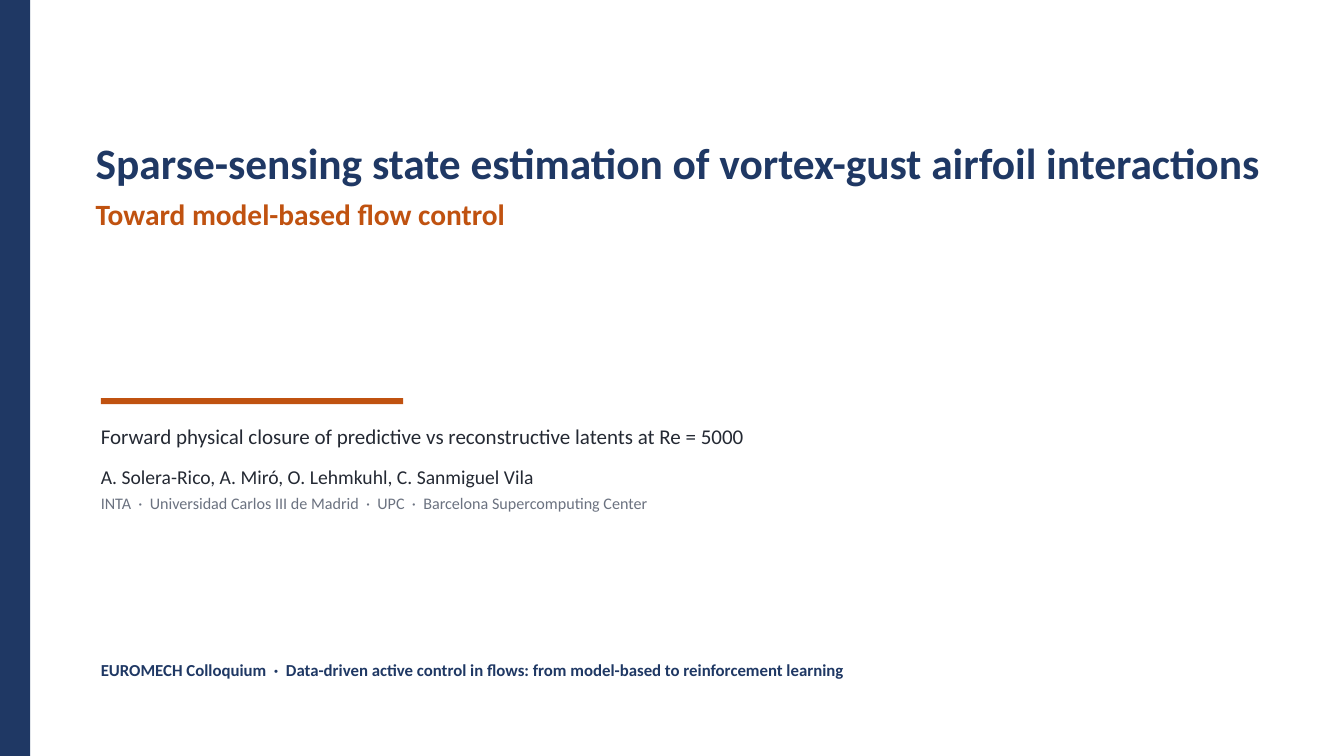
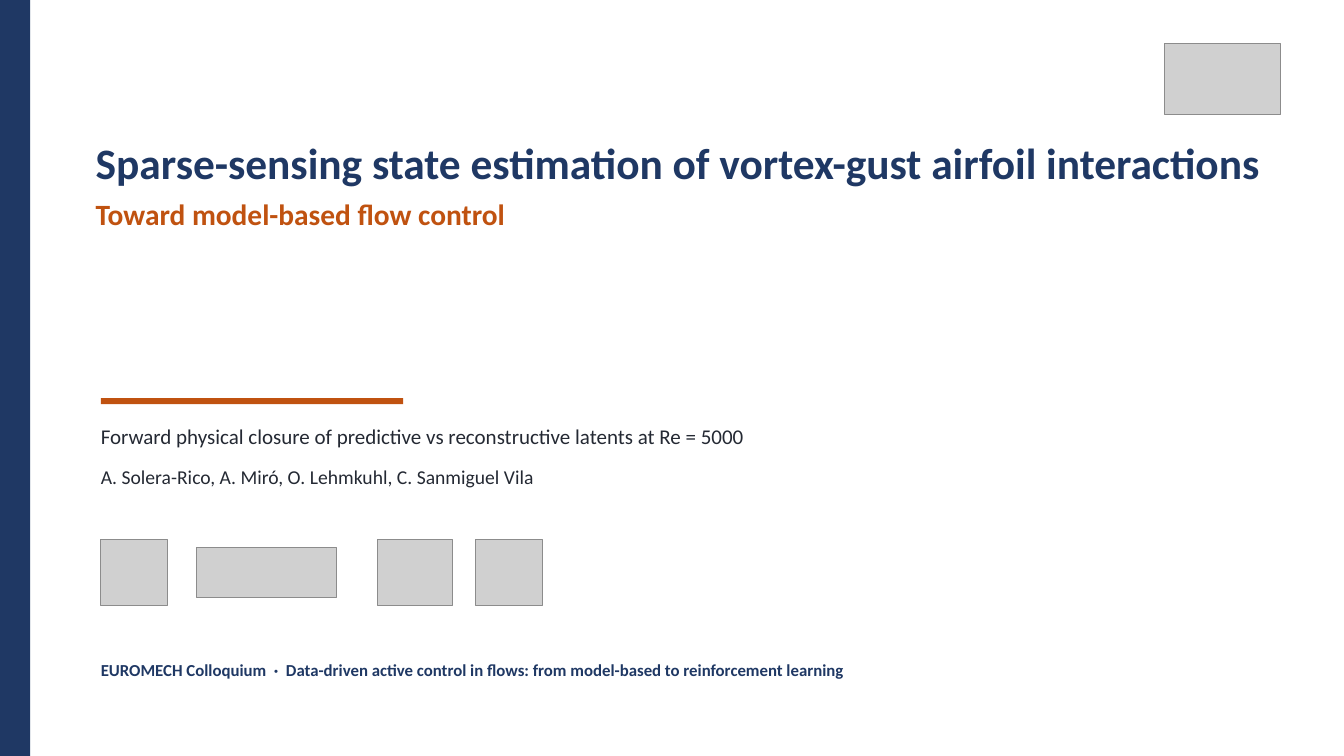
Before and after one commit to sanmi90/GUST-JEPA, a slide deck: slide 1 of paper/talk/euromech_gust_jepa.pptx. Drawn at 1344x756 pixels with LibreOffice and Linux fonts; fonts in the diff are those of the drawing; grey boxes stand for pictures. Boxes give left, top, right and bottom in pixels: in the first picture for what was removed or moved away, otherwise in the second. Text is boxed around its words. In the diff, an @@ line names an element or a change of style, - is before the commit and + after.

```diff
--- a/paper/talk/euromech_gust_jepa.pptx
+++ b/paper/talk/euromech_gust_jepa.pptx
@@ picture added at (x1=1165, y1=43, x2=1280, y2=114) @@
@@ text at (x1=101, y1=498, x2=647, y2=512): paragraph removed @@
-INTA · Universidad Carlos III de Madrid · UPC · Barcelona Supercomputing Center
@@ picture added at (x1=101, y1=539, x2=167, y2=606) @@
@@ picture added at (x1=378, y1=539, x2=453, y2=605) @@
@@ picture added at (x1=476, y1=539, x2=542, y2=606) @@
@@ picture added at (x1=197, y1=547, x2=337, y2=598) @@
```
Also in this commit, not shown: 1 other slide changed, 3 other files.
